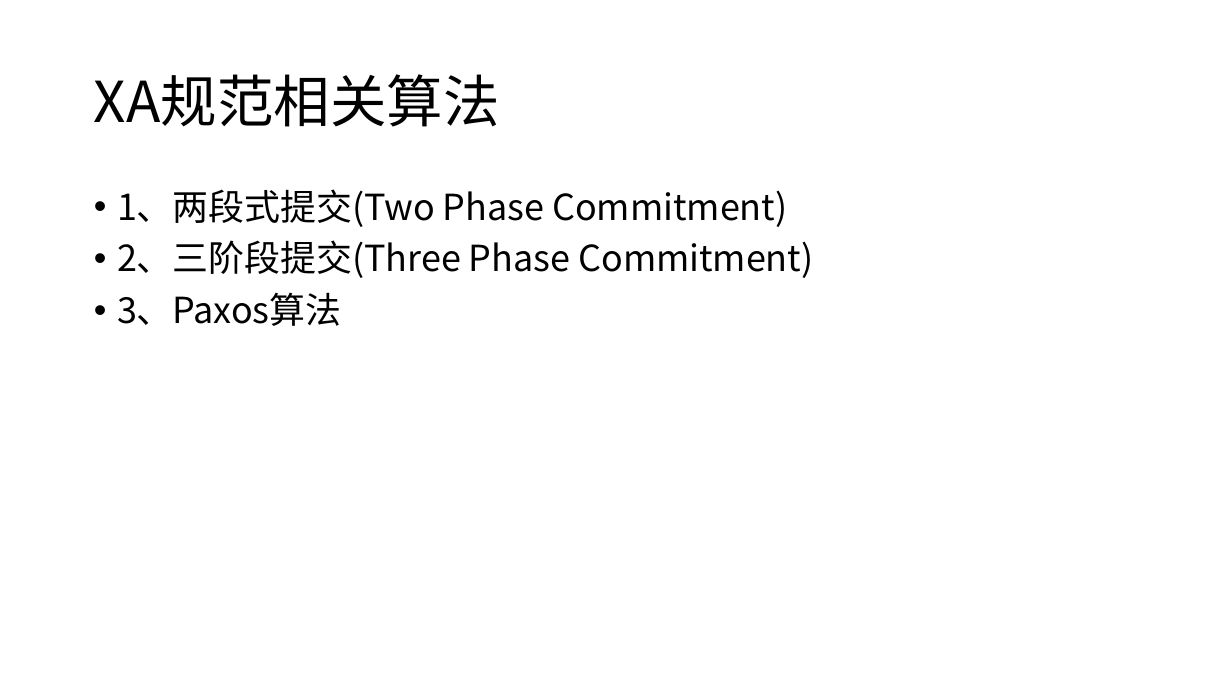
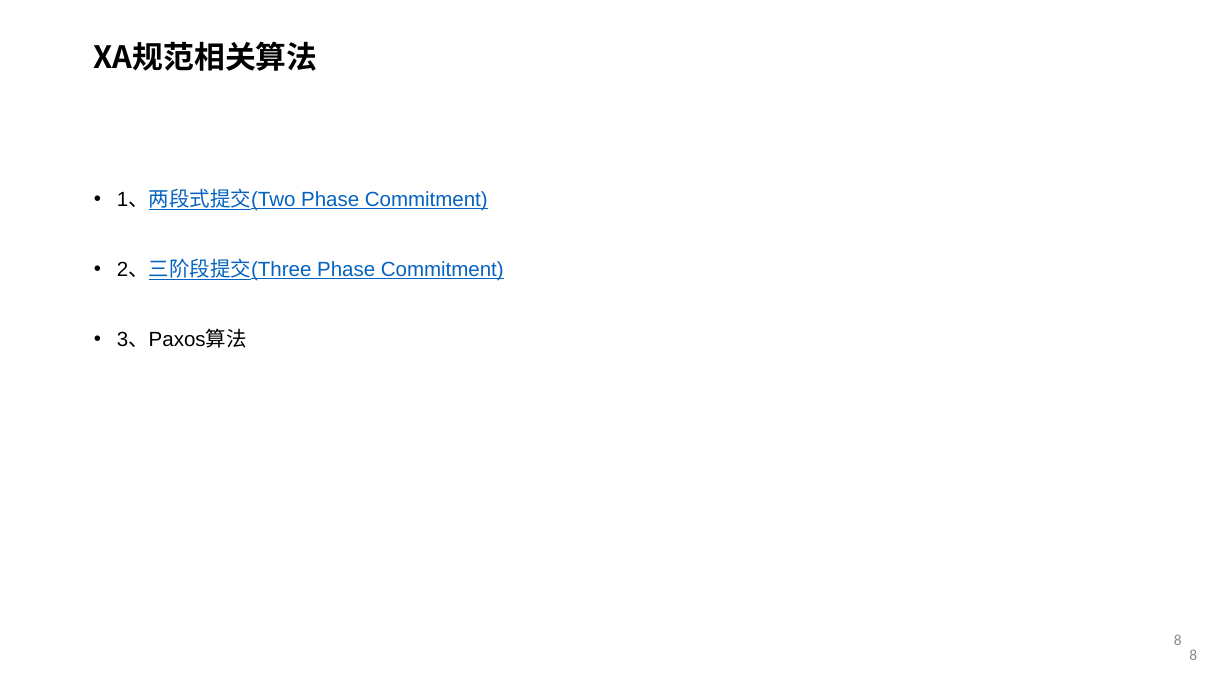
Before and after one commit to courage89/xa_presentation, a slide deck: slide 8 of 分布式事务.pptx (slide 10 before the commit). Drawn at 1232x693 pixels with LibreOffice and Linux fonts; fonts in the diff are those of the drawing; background and template pictures are left out. Boxes give left, top, right and bottom in pixels: in the first picture for what was removed or moved away, otherwise in the second. Text is boxed around its words. In the diff, an @@ line names an element or a change of style, - is before the commit and + after.

```diff
--- a/分布式事务.pptx
+++ b/分布式事务.pptx
@@ title "XA规范相关算法" at bbox=[94, 41, 318, 71]: size 44 to 24 pt, bold on; vertical alignment middle to top @@
@@ text "1、两段式提交(Two Phase Commitment)" at bbox=[117, 189, 504, 348]: size 28 to 16 pt, font Noto Sans CJK SC to Arial; text colour #000000 to #0563C1, underline on in "1、两段式提交(Two Phase Commitment)", "2、三阶段提交(Three Phase Commitment)" @@
@@ page number added at bbox=[1174, 634, 1182, 645], 12 pt, text #8C8C8C @@
+8
@@ page number added at bbox=[1189, 649, 1197, 660], 12 pt, text #8C8C8C @@
+8
```
Also in this commit, not shown: 11 other slides changed, 4 slides added, 10 slides removed.
